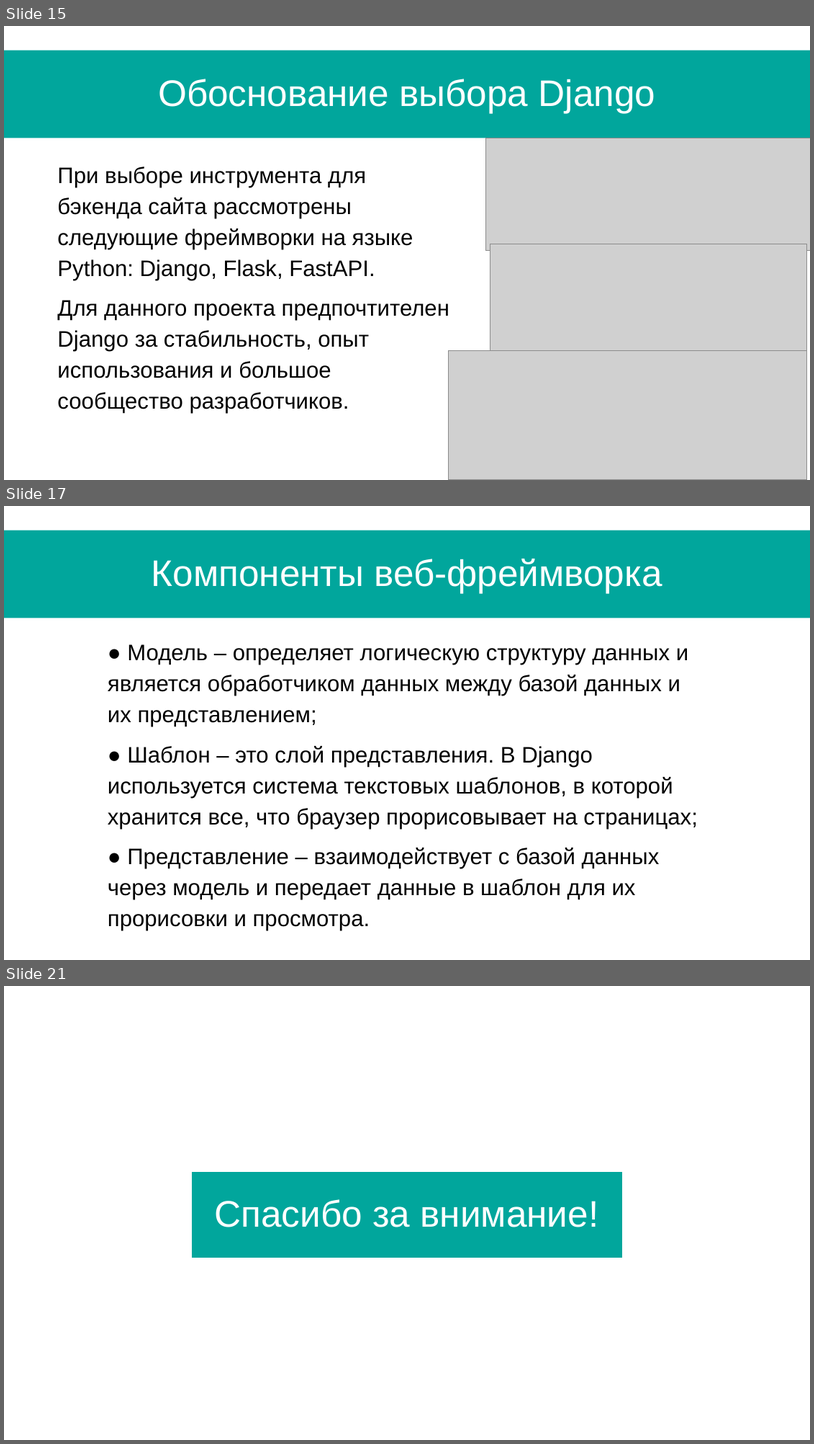
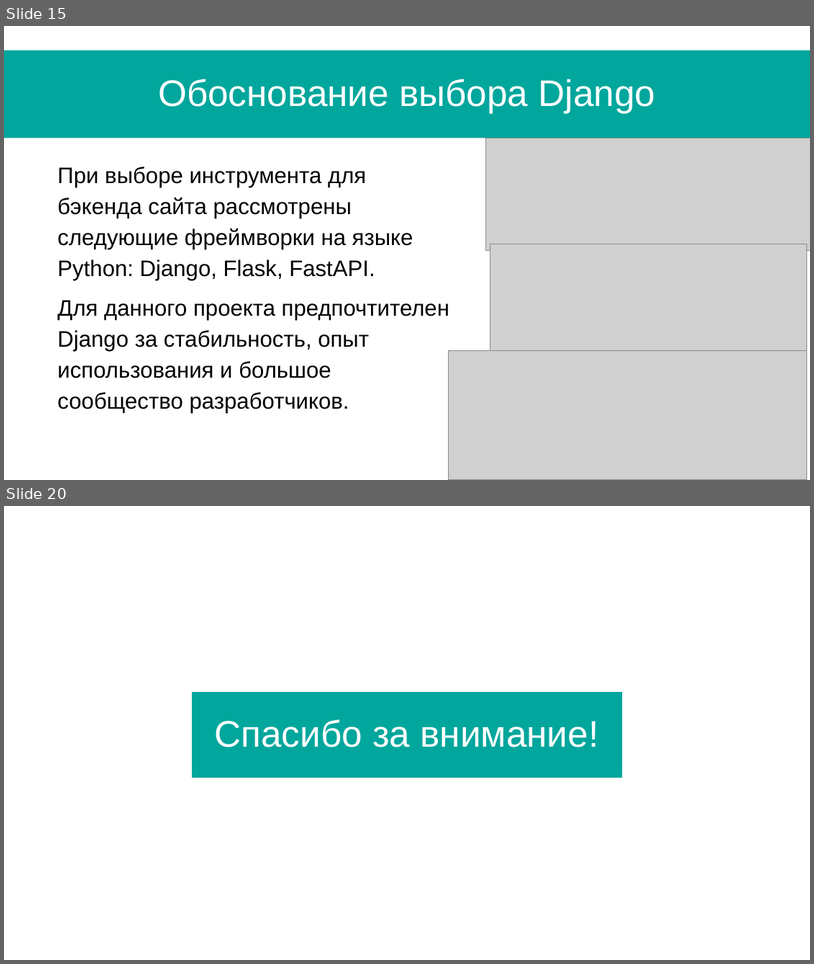
Before and after one commit to Le0ks/TCSE, a slide deck: Docs/СИСТЕМА ДЛЯ ПРОВЕДЕНИЯ УЧЕБНЫХ МЕРОПРИЯТИЙ И РАБОТ.pptx. Shown one above the other, each under a label of ours: slides 15, 17 and 21 before the commit, slides 15 and 20 after it; the slides between them are not shown. The pictures are 814x1444 and 814x964 pixels, drawn with LibreOffice and Linux fonts; fonts in the diff are those of the drawing; grey boxes stand for pictures. Boxes give left, top, right and bottom in pixels: in the first picture for what was removed or moved away, otherwise in the second. Text is boxed around its words. In the diff, an @@ line names an element or a change of style, - is before the commit and + after.

```diff
--- a/Docs/СИСТЕМА ДЛЯ ПРОВЕДЕНИЯ УЧЕБНЫХ МЕРОПРИЯТИЙ И РАБОТ.pptx
+++ b/Docs/СИСТЕМА ДЛЯ ПРОВЕДЕНИЯ УЧЕБНЫХ МЕРОПРИЯТИЙ И РАБОТ.pptx
@@ slide 17 removed at (x1=4, y1=506, x2=810, y2=960), background #FFFFFF; not listed: 1 template element that a slide beside it also shows @@
@@ title removed at (x1=152, y1=559, x2=663, y2=593) @@
-Компоненты веб-фреймворка
@@ text removed at (x1=108, y1=644, x2=697, y2=930) @@
-● Модель – определяет логическую структуру данных и является обработчиком данных между базой данных и их представлением;
-● Шаблон – это слой представления. В Django используется система текстовых шаблонов, в которой хранится все, что браузер прорисовывает на страницах;
-● Представление – взаимодействует с базой данных через модель и передает данные в шаблон для их прорисовки и просмотра.
@@ what was slide 21 is now slide 20 @@
```
Also in this commit, not shown: 8 slides changed, 2 slides added, 2 other slides removed, 11 other files.
